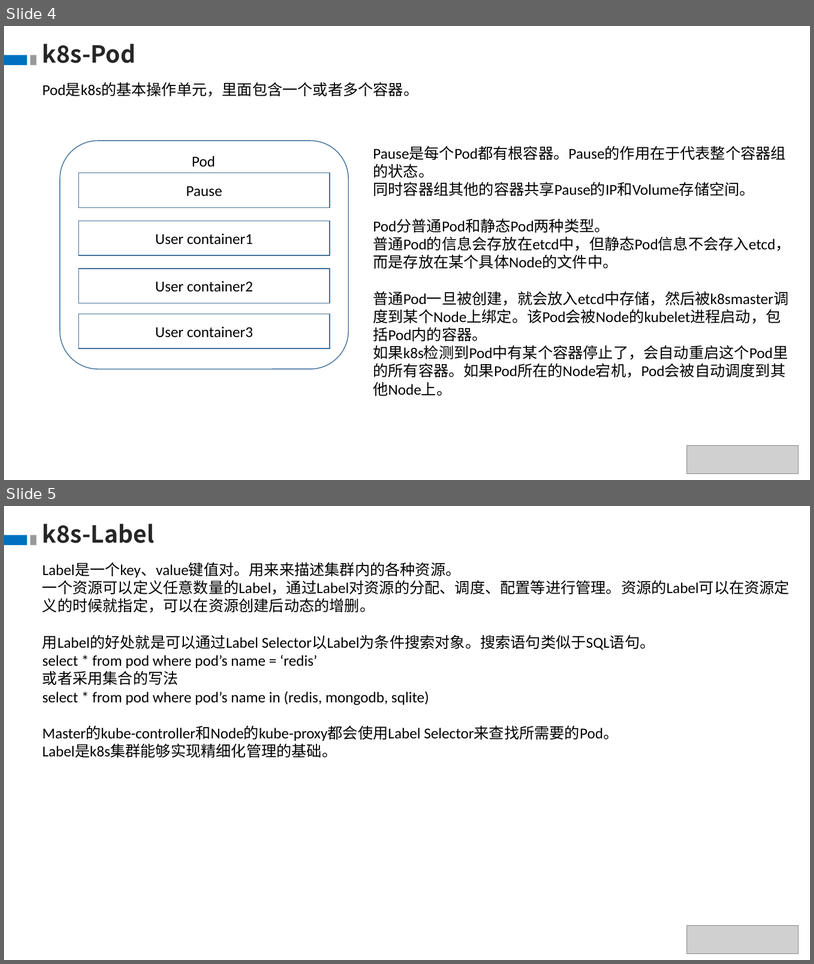
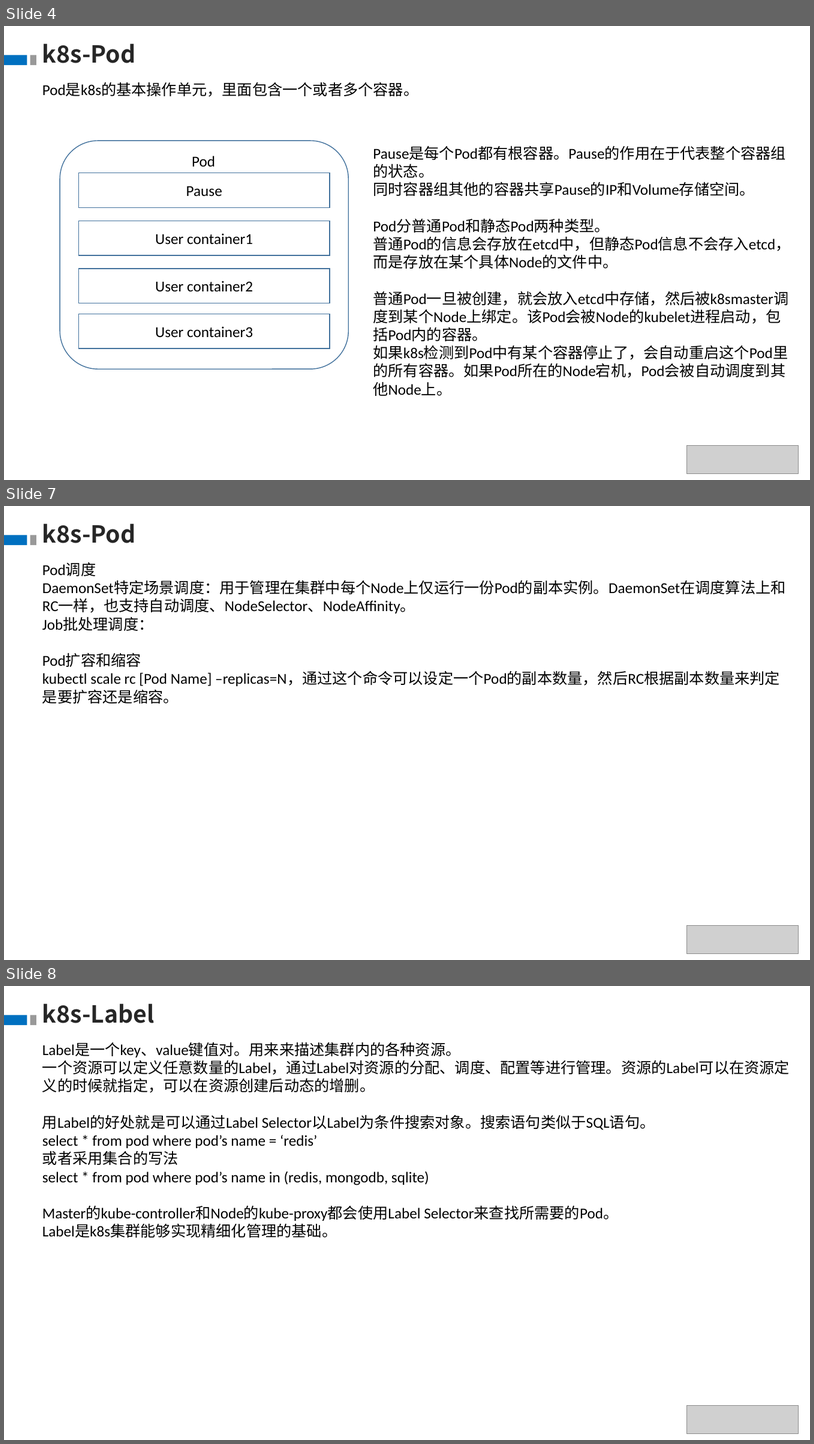
Before and after one commit to theDEADpool/data_structure, a slide deck: k8s.pptx. Shown one above the other, each under a label of ours: slides 4 and 5 before the commit, slides 4, 7 and 8 after it; the slides between them are not shown. The pictures are 814x964 and 814x1444 pixels, drawn with LibreOffice and Linux fonts; fonts in the diff are those of the drawing; grey boxes stand for pictures. Boxes give left, top, right and bottom in pixels: in the first picture for what was removed or moved away, otherwise in the second. Text is boxed around its words. In the diff, an @@ line names an element or a change of style, - is before the commit and + after.

```diff
--- a/k8s.pptx
+++ b/k8s.pptx
@@ slide 7 added at (4, 506, 810, 960), background #FFFFFF @@
@@ text added at (42, 523, 136, 543), 28 pt, text #262626, bold @@
+k8s-Pod
@@ rectangle added at (4, 535, 27, 546), fill #0070C0 @@
@@ rectangle added at (30, 535, 36, 546), fill #999999 @@
@@ text added at (42, 562, 786, 703), 18 pt, text #000000 @@
+Pod调度
+DaemonSet特定场景调度：用于管理在集群中每个Node上仅运行一份Pod的副本实例。DaemonSet在调度算法上和RC一样，也支持自动调度、NodeSelector、NodeAffinity。
+Job批处理调度：
+Pod扩容和缩容
+kubectl scale rc [Pod Name] –replicas=N，通过这个命令可以设定一个Pod的副本数量，然后RC根据副本数量来判定是要扩容还是缩容。
@@ picture added at (687, 925, 799, 954) @@
@@ what was slide 5 is now slide 8 @@
```
Also in this commit, not shown: 1 slide changed, 3 other slides added.
